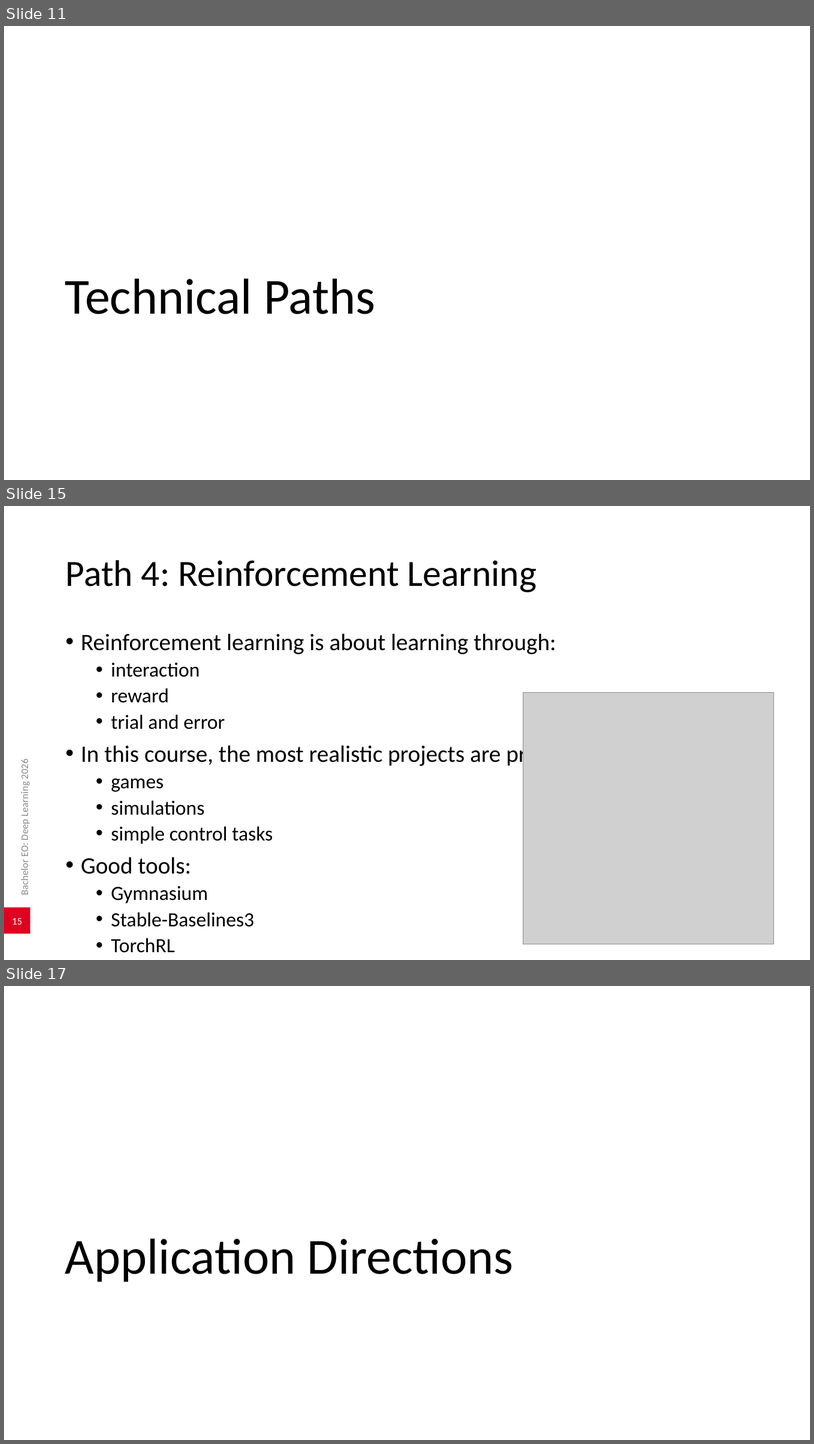
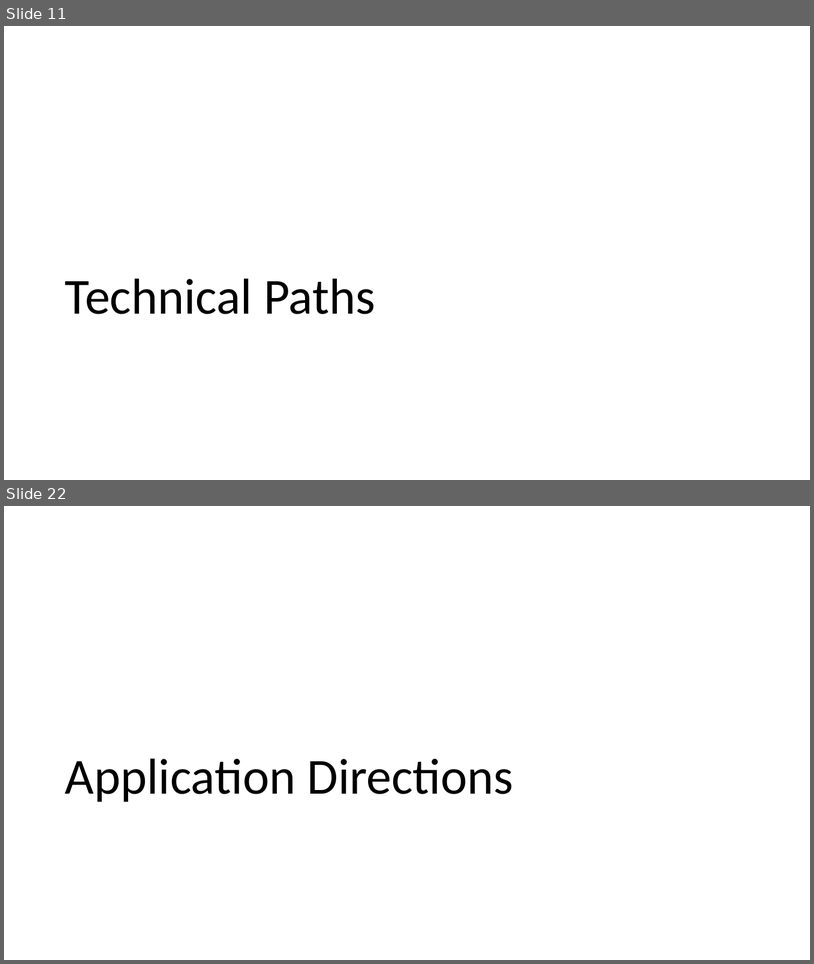
Before and after one commit to AlexanderDhoore/deep-learning-2026, a slide deck: slides/deep-learning-project-directions.pptx. Shown one above the other, each under a label of ours: slides 11, 15 and 17 before the commit, slides 11 and 22 after it; the slides between them are not shown. The pictures are 814x1444 and 814x964 pixels, drawn with LibreOffice and Linux fonts; fonts in the diff are those of the drawing; grey boxes stand for pictures; background and template pictures are left out. Boxes give left, top, right and bottom in pixels: in the first picture for what was removed or moved away, otherwise in the second. Text is boxed around its words. In the diff, an @@ line names an element or a change of style, - is before the commit and + after.

Commit message:
Expand technical path explanations

```diff
--- a/slides/deep-learning-project-directions.pptx
+++ b/slides/deep-learning-project-directions.pptx
@@ slide 15 removed at (4,506,810,960), background #FFFFFF @@
@@ title removed at (66,560,537,592) @@
-Path 4: Reinforcement Learning
@@ text removed at (81,633,597,952) @@
-• Reinforcement learning is about learning through:
-  • interaction
-  • reward
-  • trial and error
-• In this course, the most realistic projects are probably:
-  • games
-  • simulations
-  • simple control tasks
-• Good tools:
-  • Gymnasium
-  • Stable-Baselines3
-  • TorchRL
@@ picture removed at (523,693,774,943) @@
@@ text removed at (18,760,30,894) @@
-Bachelor EO: Deep Learning 2026
@@ page number removed at (4,907,30,933) @@
-15
@@ what was slide 17 is now slide 22 @@
```
Also in this commit, not shown: 4 slides changed, 6 slides added, 4 other files.
